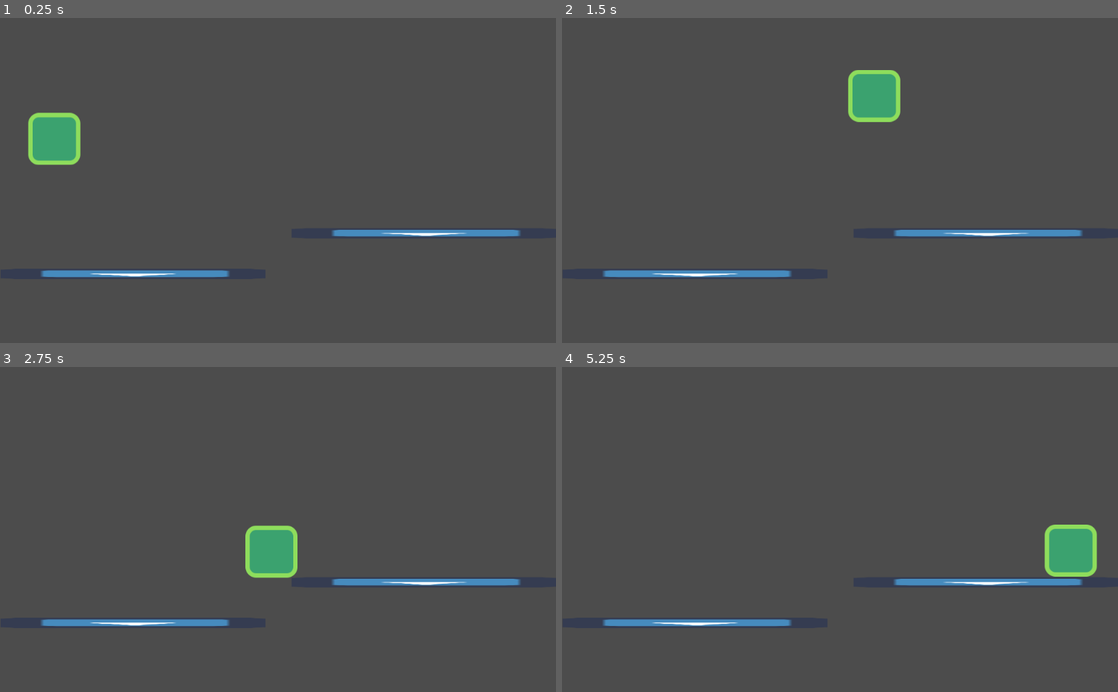
Above: before the commit, frames 1-4 (two rows, left to right).
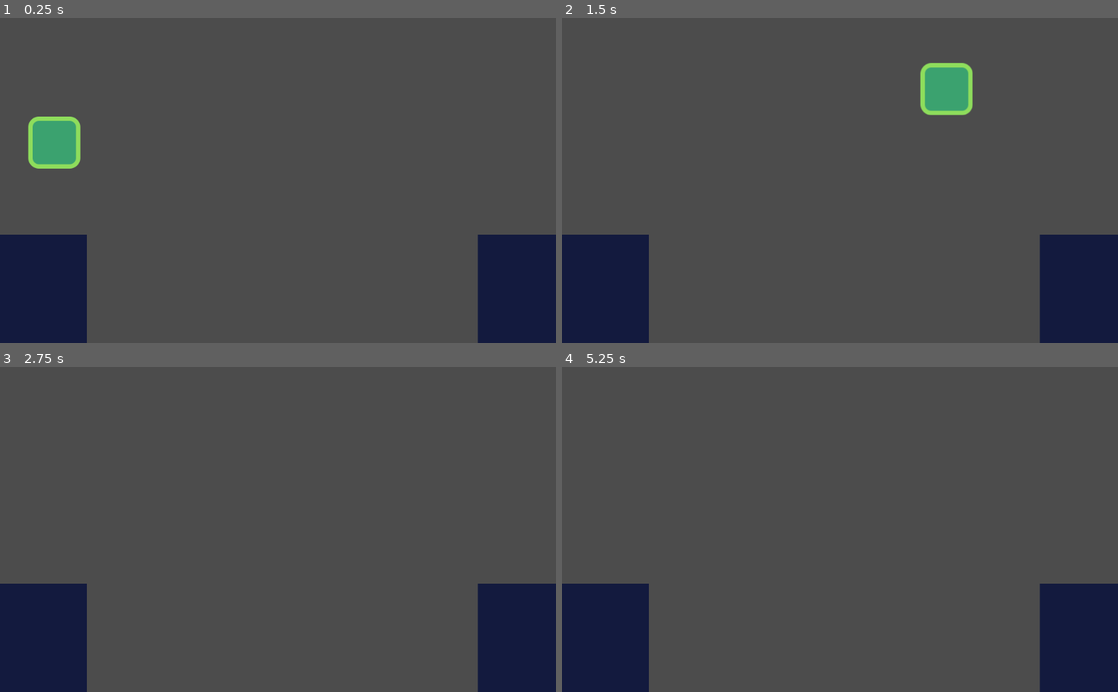
Above: after the commit, the same moments.

Repository: vivomisar/Platformer
Game: Godot game, scene res://main_scene/Node2D.tscn
Two runs of this game, one before a commit and one after it. Both use one fixed random seed, a clock stepped at 60 frames per second and the inputs below. The engine's default icon, where the game draws it, is replaced by a stand-in: a white triangle on a blue panel in a dark square.
Inputs:
- Up to frame 1 (0.25 s): no input
- Up to frame 2 (1.5 s): hold D (right) from 0.53 s (still down); tap Shift (dash, bound only after the commit) at 0.6 s; tap W (jump) at 0.77, 0.8, 1.07, 1.35 s
- Up to frame 3 (2.75 s): tap W (jump) at 1.52, 1.82, 2.3 s; tap Shift (dash, bound only after the commit) at 1.55, 2.1 s; release D (right) at 2.03 s; hold A (left) from 2.03 s (still down)
- Up to frame 4 (5.25 s): release A (left) at 2.78 s; hold D (right) 2.78-4.28 s; tap Shift (dash, bound only after the commit) at 2.85, 4.35, 5.1 s; tap W (jump) at 3.02, 3.32, 3.6, 3.77, 4.07, 4.52, 4.82 s; tap Enter at 4.25 s; hold A (left) 4.28-5.03 s; hold D (right) from 5.03 s (still down)

The runs differ from the first frame. In frame 1, 12% of the frame differs, in the area x 0-100%, y 29-100%; in frame 2, 14%, in the area x 0-100%, y 13-100%; in frame 3, 13%; in frame 4, 13%.

Commit message:
2nd homework
added dash, added tilemap

Diff:
--- a/assets/tileset.tres
+++ b/assets/tileset.tres
@@ -17,6 +17,11 @@
 0/tile_mode = 0
 0/occluder_offset = Vector2( 0, 0 )
 0/navigation_offset = Vector2( 0, 0 )
+0/shape_offset = Vector2( 0, 0 )
+0/shape_transform = Transform2D( 1, 0, 0, 1, 0, 0 )
+0/shape = SubResource( 1 )
+0/shape_one_way = false
+0/shape_one_way_margin = 1.0
 0/shapes = [ {
 "autotile_coord": Vector2( 0, 0 ),
 "one_way": false,
@@ -33,6 +38,11 @@
 1/tile_mode = 0
 1/occluder_offset = Vector2( 0, 0 )
 1/navigation_offset = Vector2( 0, 0 )
+1/shape_offset = Vector2( 0, 0 )
+1/shape_transform = Transform2D( 1, 0, 0, 1, 0, 0 )
+1/shape = SubResource( 2 )
+1/shape_one_way = true
+1/shape_one_way_margin = 1.0
 1/shapes = [ {
 "autotile_coord": Vector2( 0, 0 ),
 "one_way": true,
--- a/main_scene/Node2D.tscn
+++ b/main_scene/Node2D.tscn
@@ -1,14 +1,112 @@
-[gd_scene load_steps=3 format=2]
+[gd_scene load_steps=8 format=2]
 
 [ext_resource path="res://player/Player.tscn" type="PackedScene" id=1]
-[ext_resource path="res://platform.tscn" type="PackedScene" id=2]
+[ext_resource path="res://assets/tileset.png" type="Texture" id=2]
+
+[sub_resource type="ConvexPolygonShape2D" id=1]
+points = PoolVector2Array( 80, 80, 0, 80, 0, 0, 80, 0 )
+
+[sub_resource type="ConvexPolygonShape2D" id=2]
+points = PoolVector2Array( 0, 80, 0, 80, 80, 0, 80, 80 )
+
+[sub_resource type="ConvexPolygonShape2D" id=3]
+points = PoolVector2Array( 0, 80, 0, 80, 160, 0, 160, 80 )
+
+[sub_resource type="ConvexPolygonShape2D" id=4]
+points = PoolVector2Array( 160, 80, 0, 80, 0, 0, 160, 0 )
+
+[sub_resource type="TileSet" id=5]
+0/name = "tileset.png 0"
+0/texture = ExtResource( 2 )
+0/tex_offset = Vector2( 0, 0 )
+0/modulate = Color( 1, 1, 1, 1 )
+0/region = Rect2( 0, 0, 80, 80 )
+0/tile_mode = 0
+0/occluder_offset = Vector2( 0, 0 )
+0/navigation_offset = Vector2( 0, 0 )
+0/shape_offset = Vector2( 0, 0 )
+0/shape_transform = Transform2D( 1, 0, 0, 1, 0, 0 )
+0/shape = SubResource( 1 )
+0/shape_one_way = false
+0/shape_one_way_margin = 1.0
+0/shapes = [ {
+"autotile_coord": Vector2( 0, 0 ),
+"one_way": false,
+"one_way_margin": 1.0,
+"shape": SubResource( 1 ),
+"shape_transform": Transform2D( 1, 0, 0, 1, 0, 0 )
+} ]
+0/z_index = 0
+1/name = "tileset.png 1"
+1/texture = ExtResource( 2 )
+1/tex_offset = Vector2( 0, 0 )
+1/modulate = Color( 1, 1, 1, 1 )
+1/region = Rect2( 0, 80, 80, 80 )
+1/tile_mode = 0
+1/occluder_offset = Vector2( 0, 0 )
+1/navigation_offset = Vector2( 0, 0 )
+1/shape_offset = Vector2( 0, 0 )
+1/shape_transform = Transform2D( 1, 0, 0, 1, 0, 0 )
+1/shape = SubResource( 2 )
+1/shape_one_way = false
+1/shape_one_way_margin = 1.0
+1/shapes = [ {
+"autotile_coord": Vector2( 0, 0 ),
+"one_way": false,
+"one_way_margin": 1.0,
+"shape": SubResource( 2 ),
+"shape_transform": Transform2D( 1, 0, 0, 1, 0, 0 )
+} ]
+1/z_index = 0
+2/name = "tileset.png 2"
+2/texture = ExtResource( 2 )
+2/tex_offset = Vector2( 0, 0 )
+2/modulate = Color( 1, 1, 1, 1 )
+2/region = Rect2( 0, 160, 160, 80 )
+2/tile_mode = 0
+2/occluder_offset = Vector2( 0, 0 )
+2/navigation_offset = Vector2( 0, 0 )
+2/shape_offset = Vector2( 0, 0 )
+2/shape_transform = Transform2D( 1, 0, 0, 1, 0, 0 )
+2/shape = SubResource( 3 )
+2/shape_one_way = false
+2/shape_one_way_margin = 1.0
+2/shapes = [ {
+"autotile_coord": Vector2( 0, 0 ),
+"one_way": false,
+"one_way_margin": 1.0,
+"shape": SubResource( 3 ),
+"shape_transform": Transform2D( 1, 0, 0, 1, 0, 0 )
+} ]
+2/z_index = 0
+3/name = "tileset.png 3"
+3/texture = ExtResource( 2 )
+3/tex_offset = Vector2( 0, 0 )
+3/modulate = Color( 1, 1, 1, 1 )
+3/region = Rect2( 0, 0, 160, 80 )
+3/tile_mode = 0
+3/occluder_offset = Vector2( 0, 0 )
+3/navigation_offset = Vector2( 0, 0 )
+3/shape_offset = Vector2( 0, 0 )
+3/shape_transform = Transform2D( 1, 0, 0, 1, 0, 0 )
+3/shape = SubResource( 4 )
+3/shape_one_way = false
+3/shape_one_way_margin = 1.0
+3/shapes = [ {
+"autotile_coord": Vector2( 0, 0 ),
+"one_way": false,
+"one_way_margin": 1.0,
+"shape": SubResource( 4 ),
+"shape_transform": Transform2D( 1, 0, 0, 1, 0, 0 )
+} ]
+3/z_index = 0
 
 [node name="Node2D" type="Node2D"]
 
 [node name="KinematicBody2D" parent="." instance=ExtResource( 1 )]
 
-[node name="StaticBody2D" parent="." instance=ExtResource( 2 )]
-position = Vector2( 0, -31 )
-
-[node name="StaticBody2D2" parent="." instance=ExtResource( 2 )]
-position = Vector2( 536, -106 )
+[node name="TileMap" type="TileMap" parent="."]
+tile_set = SubResource( 5 )
+cell_size = Vector2( 80, 80 )
+format = 1
+tile_data = PoolIntArray( 327680, 3, 0, 327691, -1610612736, 0, 327692, -1610612736, 0, 393216, -1610612736, 0, 393217, -1610612736, 0, 393227, -1610612736, 0, 393228, -1610612736, 0, 458752, -1610612736, 0, 458753, -1610612736, 0, 458763, -1610612736, 0, 458764, -1610612736, 0 )
--- a/player/Player.gd
+++ b/player/Player.gd
@@ -1,19 +1,21 @@
 extends KinematicBody2D
 
 export var speed = 500
-export var gravity = 700
+export var gravity = 900
 export var jump_speed = 500
 
 var _velocity = Vector2.ZERO
-var _double_jump = 2
+var _double_jump = 0
+var dash = false
 
 func _physics_process(delta):
 	var direction = Input.get_action_strength("right") - Input.get_action_strength("left")
-	_velocity.x = direction * speed
+	dash = Input.is_action_just_pressed("dash") #при одновременном нажатии кнопки направления с shift даёт рывок
+	_velocity.x = direction * speed + int(dash) * 8000 * direction
 	_velocity.y += gravity * delta
 	if is_on_floor():
 		_double_jump = 2
 	if _double_jump and Input.is_action_just_pressed("jump"):
-		_velocity.y = -jump_speed
+		_velocity.y = -jump_speed + gravity*delta
 		_double_jump -= 1
 	_velocity = move_and_slide(_velocity, Vector2.UP)
--- a/project.godot
+++ b/project.godot
@@ -39,6 +39,11 @@
 "events": [ Object(InputEventKey,"resource_local_to_scene":false,"resource_name":"","device":0,"alt":false,"shift":false,"control":false,"meta":false,"command":false,"pressed":false,"scancode":87,"physical_scancode":0,"unicode":0,"echo":false,"script":null)
  ]
 }
+dash={
+"deadzone": 0.5,
+"events": [ Object(InputEventKey,"resource_local_to_scene":false,"resource_name":"","device":0,"alt":false,"shift":false,"control":false,"meta":false,"command":false,"pressed":false,"scancode":16777237,"physical_scancode":0,"unicode":0,"echo":false,"script":null)
+ ]
+}
 
 [physics]
 
